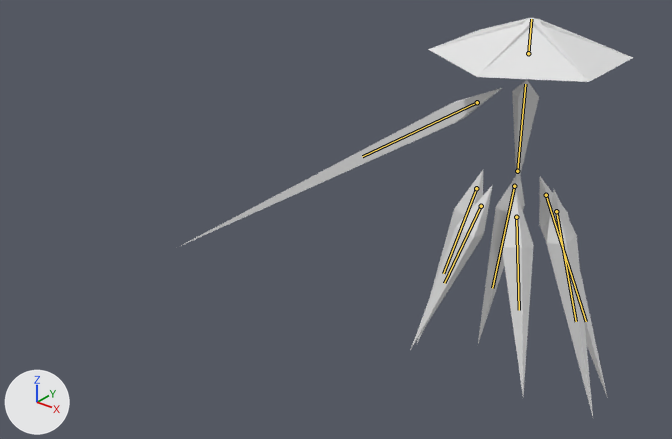
A saved change to the Blender file Enemies/Clarity.blend.
Rendered twice from a 50 mm lens placed at (28.5, -56.7, 30.7), pointed at (-16.8, 0.0, -4.5). Arrows for +X, +Y and +Z are at lower left; the lights stay in place. The picture after the commit comes second. The bones that bend it are drawn over the model as lines.

In view in the first picture: 'Arm', 'BackLeft', 'BackRight', 'Center', 'FrontLeft', 'FrontRight', 'Hat', 'MiddleLeft', 'MiddleRight'.
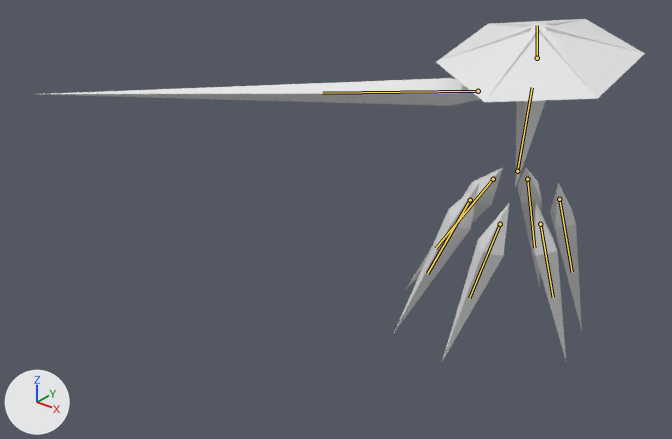
The newer file adds an action. The first version stands in its rest pose; the second is drawn at frame 108 of the action 'SingleSliceLeftFullWindup'.

Location of each change, (x1, y1, x2, y2) in pixels of the pictures (672 x 439 px):
'Hat', posed (29% taller): before (428, 18, 633, 82); after (436, 19, 645, 102)
'Arm', posed (37% wider, 82% shorter): before (181, 88, 502, 246); after (40, 78, 480, 106)
'FrontLeft', posed (6% wider, 23% shorter): before (502, 192, 534, 395); after (532, 203, 566, 359)
'FrontRight', posed (18% narrower): before (411, 185, 493, 349); after (442, 204, 509, 361)
'MiddleLeft', posed (31% narrower, 35% shorter): before (546, 190, 593, 416); after (550, 183, 582, 330)
'BackRight', posed (106% wider, 27% shorter): before (478, 176, 525, 343); after (405, 168, 503, 290)
'MiddleRight', posed (28% wider, 14% shorter): before (417, 170, 483, 343); after (394, 184, 479, 332)
'BackLeft', posed (63% narrower, 45% shorter): before (539, 177, 608, 398); after (517, 168, 542, 288)
'Center', posed: before (512, 80, 539, 187); after (515, 100, 545, 188)
bone 'Center', root to tip: before (517, 171) to (525, 84); after (517, 171) to (532, 87)
bone 'Hat', root to tip: before (528, 53) to (531, 19); after (537, 58) to (537, 25)
bone 'Arm', root to tip: before (477, 102) to (362, 156); after (478, 91) to (322, 93)
bone 'Middle.L', root to tip: before (556, 211) to (576, 321); after (559, 199) to (572, 272)
bone 'Front.L', root to tip: before (516, 217) to (519, 310); after (540, 224) to (553, 297)
bone 'Back.L', root to tip: before (546, 195) to (586, 321); after (527, 179) to (534, 247)
bone 'Middle.R', root to tip: before (476, 188) to (443, 273); after (470, 200) to (427, 273)
bone 'Front.R', root to tip: before (481, 206) to (444, 283); after (500, 224) to (469, 298)
bone 'Back.R', root to tip: before (514, 186) to (492, 288); after (493, 179) to (435, 248)

The edits, one by one:
Bone 'Center' (bone_center) turns from (0, 0, 0) to (3, 9, -6) degrees about its own x, y and z.
Bone 'Hat' (bone_hat) turns from (0, 0, 0) to (8, -10, 6) degrees about its own x, y and z.
Bone 'Arm' (bone_arm) moves from (0.0, 0.0, 0.0) to (0.73, -0.39, -0.06).
Bone 'Arm' (bone_arm) turns from (0, 0, 0) to (-7, 150, -24) degrees about its own x, y and z.
Bone 'Middle.L' (bone_middle_l) moves from (0.0, 0.0, 0.0) to (0.78, -0.25, -2.08).
Bone 'Middle.L' (bone_middle_l) turns from (0, 0, 0) to (-31, -33, 2) degrees about its own x, y and z.
Bone 'Front.L' (bone_front_l) moves from (0.0, 0.0, 0.0) to (-0.84, 0.65, -1.81).
Bone 'Front.L' (bone_front_l) turns from (0, 0, 0) to (-33, -32, 11) degrees about its own x, y and z.
Bone 'Back.L' (bone_back_l) moves from (0.0, 0.0, 0.0) to (1.44, -1.09, -0.54).
Bone 'Back.L' (bone_back_l) turns from (0, 0, 0) to (-27, -33, -9) degrees about its own x, y and z.
Bone 'Middle.R' (bone_middle_r) moves from (0.0, 0.0, 0.0) to (-0.68, -0.24, 2.15).
Bone 'Middle.R' (bone_middle_r) turns from (0, 0, 0) to (-5, -44, -5) degrees about its own x, y and z.
Bone 'Front.R' (bone_front_r) moves from (0.0, 0.0, 0.0) to (-1.92, 0.37, 0.18).
Bone 'Front.R' (bone_front_r) turns from (0, 0, 0) to (-12, -43, 9) degrees about its own x, y and z.
Bone 'Back.R' (bone_back_r) moves from (0.0, 0.0, 0.0) to (1.24, -0.89, 1.29).
Bone 'Back.R' (bone_back_r) turns from (0, 0, 0) to (-2, -40, -19) degrees about its own x, y and z.
